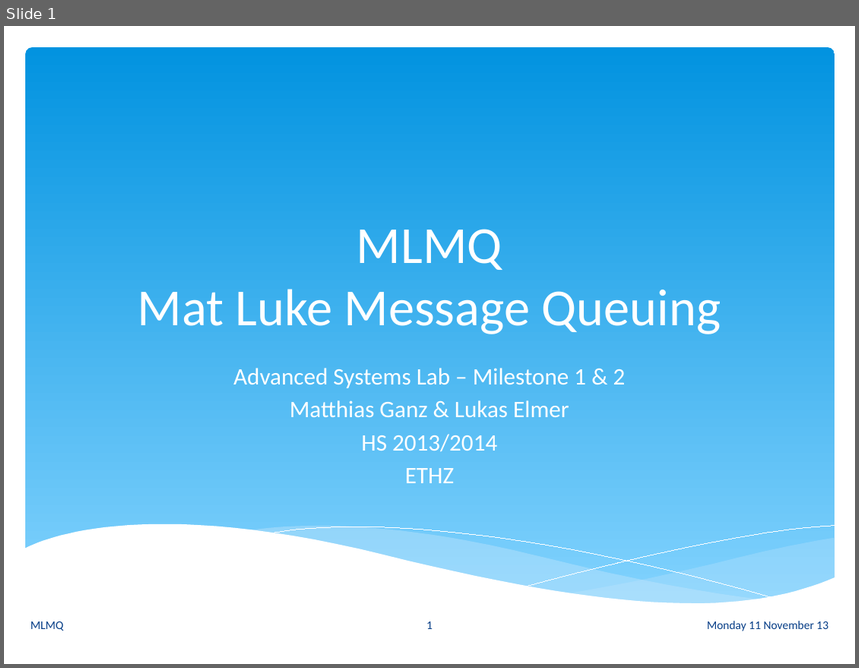
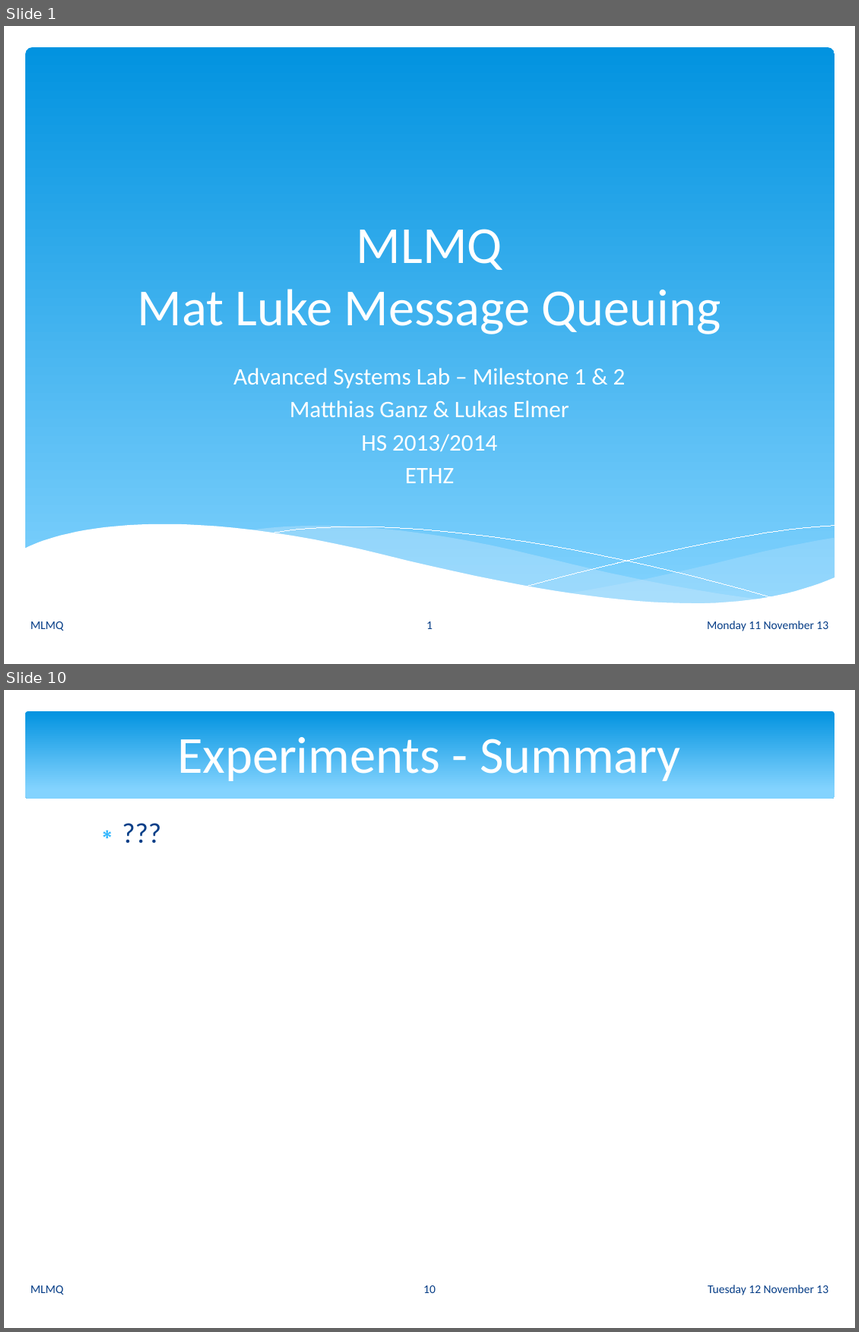
Before and after one commit to ganzm/AdvancedSystemsLab2013, a slide deck: doc/presentations/03 Milestone Presentation/mlmq.pptx. Shown one above the other, each under a label of ours: slide 1 before the commit, slides 1 and 10 after it; the slides between them are not shown. The pictures are 859x668 and 859x1332 pixels, drawn with LibreOffice and Linux fonts; fonts in the diff are those of the drawing. Boxes give left, top, right and bottom in pixels: in the first picture for what was removed or moved away, otherwise in the second. Text is boxed around its words. In the diff, an @@ line names an element or a change of style, - is before the commit and + after.

```diff
--- a/doc/presentations/03 Milestone Presentation/mlmq.pptx
+++ b/doc/presentations/03 Milestone Presentation/mlmq.pptx
@@ slide 10 added at <box>4,690,855,1328</box>, background #FFFFFF @@
@@ rounded rectangle added at <box>25,711,835,798</box>, fill gradient #0293E0 to #83D3FE @@
@@ title added at <box>177,730,680,781</box>, 44 pt, text #FFFFFF @@
+Experiments - Summary
@@ text added at <box>85,811,775,1260</box>, 24 pt, text #073E87 @@
+∗ ???
@@ text added at <box>31,1286,63,1295</box>, 10 pt, text #073E87 @@
+MLMQ
@@ page number added at <box>424,1286,436,1293</box>, 10 pt, text #073E87 @@
+10
@@ text added at <box>708,1285,829,1296</box>, 10 pt, text #073E87 @@
+Tuesday 12 November 13
```
Also in this commit, not shown: 2 slides changed, 10 other slides added.
